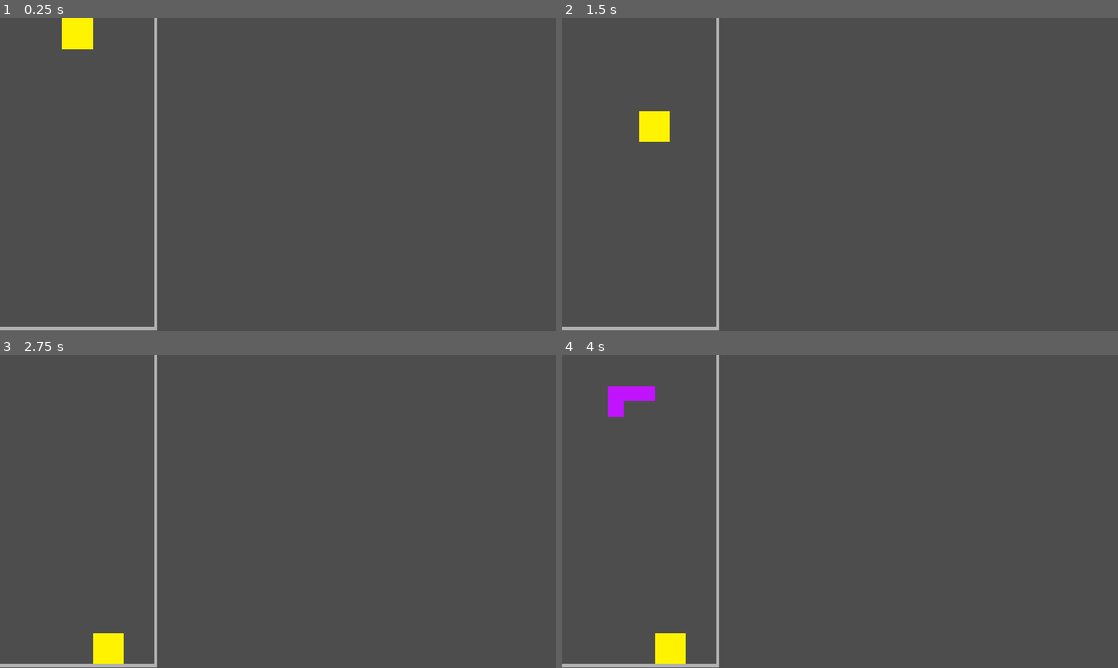
Above: before the commit, frames 1-4 (two rows, left to right).
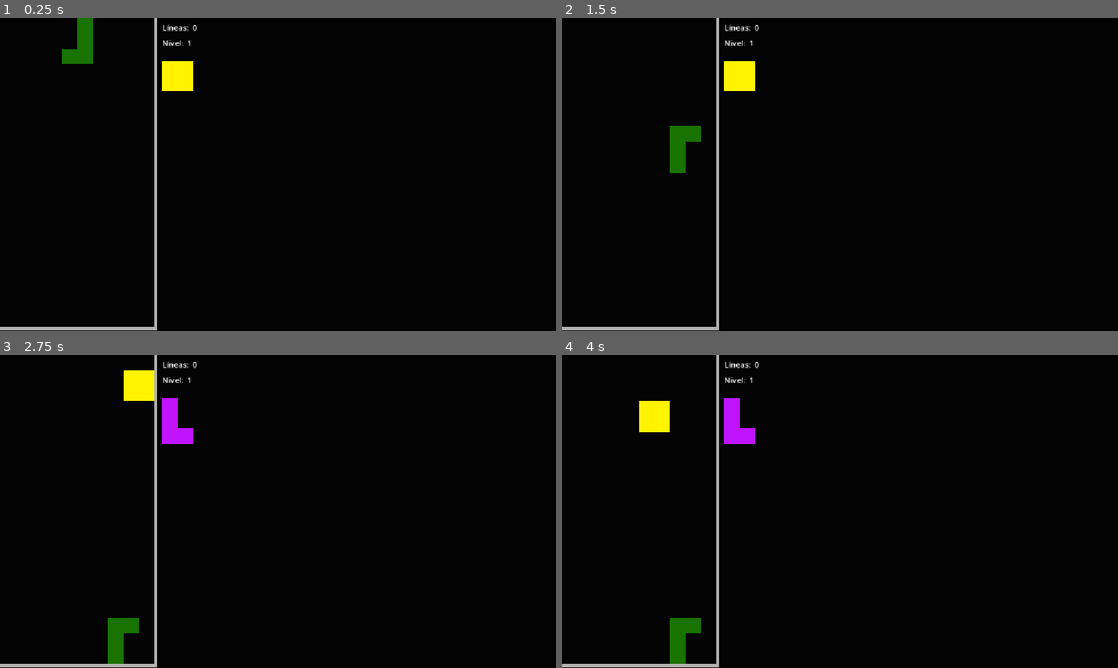
Above: after the commit, the same moments.

Repository: Garytoman79/gtris
Game: Godot game, scene res://scenes/board/board.tscn
Two runs of this game, one before a commit and one after it. Both use one fixed random seed, a clock stepped at 60 frames per second and the inputs below.
Inputs:
- Up to frame 1 (0.25 s): no input
- Up to frame 2 (1.5 s): tap Enter at 0.5 s; hold Right (move_right) 0.53-1.28 s; tap Ctrl (rotate) at 0.6, 1.35 s; hold Down (move_down) from 1.28 s (still down)
- Up to frame 3 (2.75 s): release Down (move_down) at 2.03 s; hold Right (move_right) from 2.03 s (still down); tap Ctrl (rotate) at 2.1 s
- Up to frame 4 (4 s): tap Ctrl (rotate) at 2.85, 3.6 s; tap Space at 3.5 s; release Right (move_right) at 3.53 s; hold Left (move_left) from 3.53 s (still down)

The runs differ from the first frame. In frame 1, 99% of the frame differs, in the area x 0-100%, y 0-100%; in frame 2, 99%; in frame 3, 99%; in frame 4, 99%.

Commit message:
Fisicas completadas + game over + organizacion del codigo

Diff:
--- a/project.godot
+++ b/project.godot
@@ -52,3 +52,4 @@
 rendering_device/driver.windows="d3d12"
 renderer/rendering_method="gl_compatibility"
 renderer/rendering_method.mobile="gl_compatibility"
+environment/defaults/default_clear_color=Color(0.011087579, 0.011087579, 0.011087577, 1)
--- a/scenes/board/board.gd
+++ b/scenes/board/board.gd
@@ -2,17 +2,37 @@
 
 extends Node2D
 
+#region Constantes y configuración
 const BLOCK_SIZE = 32
 const COLUMNS = 10
 const ROWS = 20
 const NORMAL_SPEED = 0.5
 const DROP_SPEED = 0.05
-
-var grid = []
-var current_piece = null
+const LINES_PER_LEVEL = 10
+const SPEED_DECREASE_PER_LEVEL = 0.05 # cuánto se reduce el intervalo por nivel
+const MIN_SPEED = 0.1 # velocidad máxima (no bajar de este intervalo)
+const DAS_DELAY = 0.25      # tiempo antes de empezar a repetir
+const DAS_SPEED = 0.1     # velocidad de repetición una vez arrancado
+#endregion
+
+
+#region Variables de estado
+var grid: Array = []
+var current_piece: Node2D = null
+var next_piece_scene: PackedScene = null
 var gravity_time := 0.0
-
-var pieces = [
+var lines_cleared := 0
+var level := 1
+var das_timer := 0.0
+var das_direction := 0     # -1 izquierda, 1 derecha, 0 sin dirección activa
+var das_active := false    # si ya está en fase de repetición rápida
+var drop_locked:= false
+var is_game_over:= false
+#endregion
+
+
+#region Piezas disponibles
+var pieces: Array[PackedScene] = [
 		preload("res://piezas/piece_i.tscn"),
 		preload("res://piezas/piece_j.tscn"),
 		preload("res://piezas/piece_l.tscn"),
@@ -21,8 +41,10 @@
 		preload("res://piezas/piece_t.tscn"),
 		preload("res://piezas/piece_z.tscn")
 	]
-
-
+#endregion
+
+
+#region Ciclo de vida de Godot
 # Called when the node enters the scene tree for the first time.
 func _ready() -> void:
 	for y in range(ROWS):
@@ -31,24 +53,14 @@
 			row.append(null) # null = celda vacia
 		grid.append(row)
 
-
+	next_piece_scene = pieces.pick_random()
+	update_next_piece_preview()
 	spawn_piece(5, 0)
 
-	print(grid.size())
-
-	for row in grid:
-		print(row.size())
-
 
 # Called every frame. 'delta' is the elapsed time since the previous frame.
-func _process(_delta: float) -> void:
-	if Input.is_action_just_pressed("move_left"):
-		if can_move_horizontal(-1):
-			current_piece.position.x -= BLOCK_SIZE
-
-	if Input.is_action_just_pressed("move_right"):
-		if can_move_horizontal(1):
-			current_piece.position.x += BLOCK_SIZE
+func _process(delta: float) -> void:
+	handle_horizontal_input(delta)
 
 	if Input.is_action_just_pressed("rotate"):
 		rotate_piece()
@@ -57,31 +69,120 @@
 func _physics_process(delta: float) -> void:
 	gravity_time += delta
 
-	var interval = NORMAL_SPEED
-
-	if Input.is_action_pressed("move_down"):
+	if drop_locked and not Input.is_action_pressed("move_down"):
+		drop_locked = false
+
+	var interval = get_current_speed()
+
+	if Input.is_action_pressed("move_down") and not drop_locked:
 		interval = DROP_SPEED
 
 	if gravity_time >= interval:
 		gravity_time = 0.0
 		move_piece_down()
-
-
+#endregion
+
+
+#region Spawn de piezas
 func spawn_piece(start_col: int, start_row: int):
-	current_piece = pieces.pick_random().instantiate()
+	var scene_to_spawn = next_piece_scene
+
+	current_piece = scene_to_spawn.instantiate()
 	add_child(current_piece)
 	current_piece.position = Vector2(start_col * BLOCK_SIZE, start_row * BLOCK_SIZE)
 
+	if is_spawn_blocked():
+		trigger_game_over()
+		return
+
 	gravity_time = 0.0
 
-
+	# Si la tecla de bajada ya estaba pulsada al aparecer la pieza, la bloqueamos
+	# hasta que el jugador la suelte, para que no herede la caída rápida.
+	drop_locked = Input.is_action_pressed("move_down")
+
+	next_piece_scene = pieces.pick_random()
+	update_next_piece_preview()
+
+
+func spawn_next_piece():
+	spawn_piece(5, 0)
+
+
+func update_next_piece_preview() -> void:
+	for child in $UI/NextPiecePreview.get_children():
+		child.queue_free()
+
+	var preview_instance = next_piece_scene.instantiate()
+	$UI/NextPiecePreview.add_child(preview_instance)
+#endregion
+
+
+#region Movimiento y caída
 func move_piece_down():
 	if can_move_down():
 		current_piece.position.y += BLOCK_SIZE
+		return
+
+	lock_piece()
+
+
+func lock_piece():
+	register_piece_in_grid(current_piece)
+	clear_completed_lines()
+	call_deferred("spawn_next_piece")
+
+
+func get_current_speed() -> float:
+	var speed = 0.5 - (level - 1) * SPEED_DECREASE_PER_LEVEL
+
+	return max(speed, MIN_SPEED)
+#endregion
+
+
+#region Movimiento lateral (DAS)
+func handle_horizontal_input(delta: float) -> void:
+	var direction = 0
+
+	if Input.is_action_pressed("move_left"):
+		direction = -1
+	elif Input.is_action_pressed("move_right"):
+		direction = 1
+
+	if direction == 0:
+		das_timer = 0.0
+		das_active = false
+		das_direction = 0
+		return
+
+	if direction != das_direction:
+		# Cambio de dirección o primera pulsación: mover una vez ya
+		das_direction = direction
+		das_timer = 0.0
+		das_active = false
+		try_move_horizontal(direction)
+		return
+
+	das_timer += delta
+
+	if not das_active:
+		if das_timer >= DAS_DELAY:
+			das_active = true
+			das_timer = 0.0
+			try_move_horizontal(direction)
 	else:
-		lock_piece()
-
-
+		if das_timer >= DAS_SPEED:
+			das_timer = 0.0
+			try_move_horizontal(direction)
+
+
+func try_move_horizontal(direction: int) -> void:
+	if can_move_horizontal(direction):
+		current_piece.position.x += direction * BLOCK_SIZE
+#endregion
+
+
+#region Rotación
 func rotate_piece():
 	var canvas_group = current_piece.get_node("CanvasGroup")
 	var pivot = current_piece.get_node("Pivot").position
@@ -102,22 +203,28 @@
 			blocks[i].position = new_positions[i]
 
 
-func lock_piece():
-	register_piece_in_grid(current_piece)
-	clear_completed_lines()
-	call_deferred("spawn_next_piece")
-
-
+func can_rotate(new_positions: Array) -> bool:
+	for pos in new_positions:
+		var world_pos = current_piece.position + pos
+		var col = int(world_pos.x / BLOCK_SIZE)
+		var row = int(world_pos.y / BLOCK_SIZE)
+
+		if col < 0 or col >= COLUMNS or row < 0 or row >= ROWS:
+			return false
+
+		if grid[row][col] != null:
+			return false
+
+	return true
+#endregion
+
+
+#region Grid y colisiones
 func register_piece_in_grid(piece: Node2D):
 	for block in piece.get_node("CanvasGroup").get_children():
 		var cell = get_grid_cell(block)
 
-		# grid[cell.y][cell.x] = true
 		grid[cell.y][cell.x] = block
-
-
-func spawn_next_piece():
-	spawn_piece(5, 0)
 
 
 func can_move_down() -> bool:
@@ -148,28 +255,15 @@
 	return true
 
 
-func can_rotate(new_positions: Array) -> bool:
-	for pos in new_positions:
-		var world_pos = current_piece.position + pos
-		var col = int(world_pos.x / BLOCK_SIZE)
-		var row = int(world_pos.y / BLOCK_SIZE)
-
-		if col < 0 or col >= COLUMNS or row < 0 or row >= ROWS:
-			return false
-
-		if grid[row][col] != null:
-			return false
-
-	return true
-
-
-func get_grid_cell(block: Node2D) -> Vector2:
+func get_grid_cell(block: Node2D) -> Vector2i:
 	var world_pos = block.global_position - global_position
 	var col = int(world_pos.x / BLOCK_SIZE)
 	var row = int(world_pos.y / BLOCK_SIZE)
 	return Vector2i(col, row)
-
-
+#endregion
+
+
+#region Líneas completas y nivel
 func is_row_complete(row: int) -> bool:
 	for col in range(COLUMNS):
 		if grid[row][col] == null:
@@ -180,17 +274,23 @@
 
 func clear_completed_lines():
 	var row = ROWS - 1
+	var cleared_this_turn = 0
 
 	while row >= 0:
 		if is_row_complete(row):
 			remove_row(row)
 			move_rows_down(row)
+
+			cleared_this_turn += 1
 			# No decrementamos row.
 			# Queremos volver a comprobar la misma fila,
 			# porque acaba de caer otra encima.
 		else:
 			row -= 1
 
+	if cleared_this_turn > 0:
+		update_lines_and_level(cleared_this_turn)
+
 
 func remove_row(row: int):
 	for col in range(COLUMNS):
@@ -207,3 +307,33 @@
 				grid[row][col].position.y += BLOCK_SIZE
 
 			grid[row - 1][col] = null
+
+
+func update_lines_and_level(new_lines: int) -> void:
+	lines_cleared += new_lines
+	$UI/LinesTextLabel/LinesValue.text = str(lines_cleared)
+
+	@warning_ignore("integer_division")
+	var new_level = 1 + (lines_cleared / LINES_PER_LEVEL)
+
+	if new_level != level:
+		level = new_level
+		$UI/LevelTextLabel/LevelValue.text = str(level)
+#endregion
+
+
+#region Game Over
+func is_spawn_blocked() -> bool:
+	for block in current_piece.get_node("CanvasGroup").get_children():
+		var cell = get_grid_cell(block)
+		if grid[cell.y][cell.x] != null:
+			return true
+	return false
+
+
+func trigger_game_over() -> void:
+	is_game_over = true
+	set_process(false)
+	set_physics_process(false)
+	$UI/GameOverLabel.visible = true
+#endregion
--- a/scenes/board/board.tscn
+++ b/scenes/board/board.tscn
@@ -9,7 +9,13 @@
 size = Vector2(6, 640)
 
 [sub_resource type="RectangleShape2D" id="RectangleShape2D_bqb0t"]
-size = Vector2(320, 6)
+size = Vector2(320, 0)
+
+[sub_resource type="LabelSettings" id="LabelSettings_7x8du"]
+font_size = 42
+font_color = Color(5.4334817, 5.4334817, 0, 1)
+shadow_size = 5
+shadow_color = Color(0.23529412, 0.23529412, 0.23529412, 0.81960785)
 
 [node name="Board" type="Node2D" unique_id=499583945]
 script = ExtResource("1_hfb3y")
@@ -36,3 +42,44 @@
 [node name="CollisionShape2D" type="CollisionShape2D" parent="Floor" unique_id=155963628]
 position = Vector2(160, 643)
 shape = SubResource("RectangleShape2D_bqb0t")
+
+[node name="UI" type="CanvasLayer" parent="." unique_id=1093523281]
+
+[node name="LinesTextLabel" type="HBoxContainer" parent="UI" unique_id=66637436]
+offset_left = 336.0
+offset_right = 409.0
+offset_bottom = 40.0
+
+[node name="LinesLabel" type="Label" parent="UI/LinesTextLabel" unique_id=451357341]
+layout_mode = 2
+text = "Líneas: "
+
+[node name="LinesValue" type="Label" parent="UI/LinesTextLabel" unique_id=394710716]
+layout_mode = 2
+text = "0"
+
+[node name="LevelTextLabel" type="HBoxContainer" parent="UI" unique_id=992193953]
+offset_left = 336.0
+offset_top = 32.0
+offset_right = 398.0
+offset_bottom = 72.0
+
+[node name="LevelLabel" type="Label" parent="UI/LevelTextLabel" unique_id=63036758]
+layout_mode = 2
+text = "Nivel: "
+
+[node name="LevelValue" type="Label" parent="UI/LevelTextLabel" unique_id=958649619]
+layout_mode = 2
+text = "1"
+
+[node name="NextPiecePreview" type="Node2D" parent="UI" unique_id=805323119]
+position = Vector2(368, 88)
+
+[node name="GameOverLabel" type="Label" parent="UI" unique_id=751810273]
+visible = false
+offset_left = 40.0
+offset_top = 192.0
+offset_right = 280.0
+offset_bottom = 250.0
+text = "GAME OVER"
+label_settings = SubResource("LabelSettings_7x8du")
